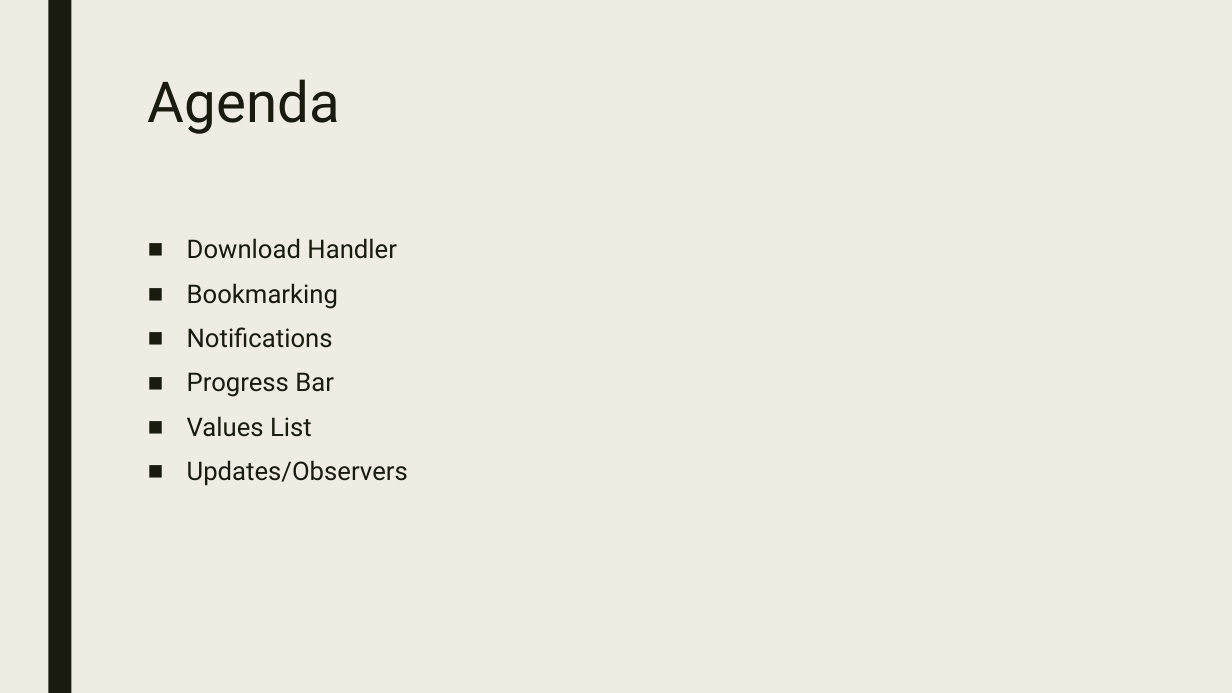
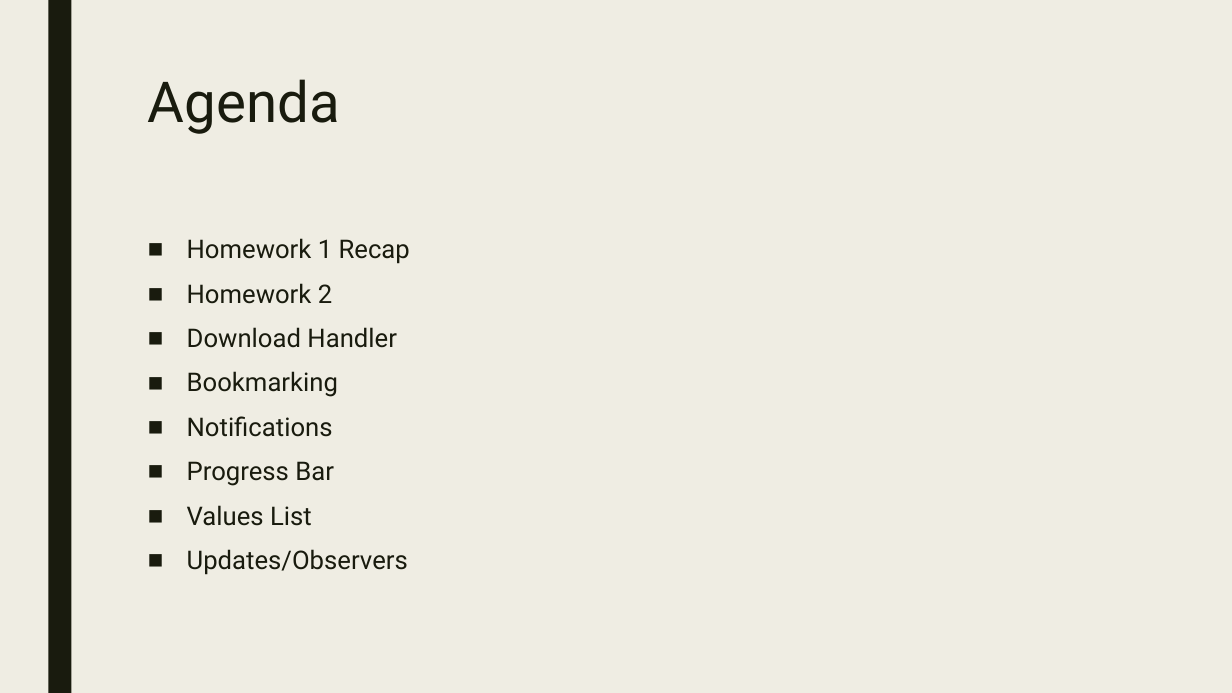
Before and after one commit to RforOperations2018/Class_5, a slide deck: slide 2 of Class 5.pptx. Drawn at 1232x693 pixels with LibreOffice and Linux fonts; fonts in the diff are those of the drawing. Boxes give left, top, right and bottom in pixels: in the first picture for what was removed or moved away, otherwise in the second. Text is boxed around its words. In the diff, an @@ line names an element or a change of style, - is before the commit and + after.

```diff
--- a/Class 5.pptx
+++ b/Class 5.pptx
@@ text at (x1=187, y1=238, x2=410, y2=304): paragraphs added @@
+■ Homework 1 Recap
+■ Homework 2
```
Also in this commit, not shown: 4 slides added, 4 other files.
